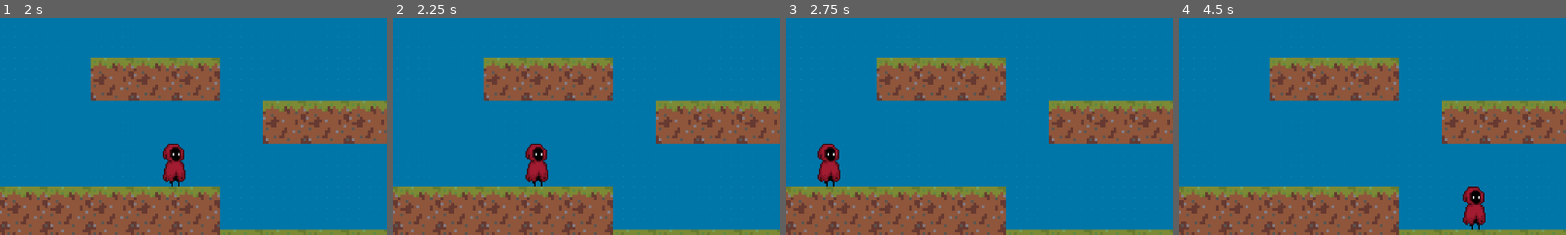
Above: before the commit, frames 1-4 (left to right).
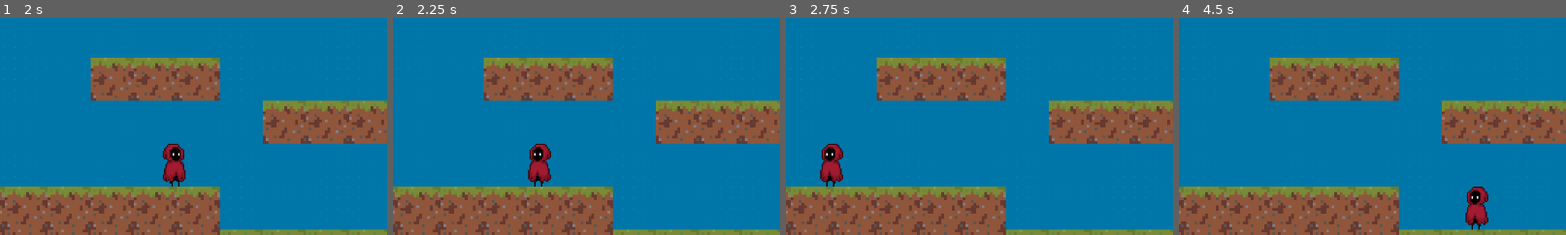
Above: after the commit, the same moments.

Repository: yeegz/Fallen-Asteri
Game: Godot game, scene res://scene.tscn
The game is run twice, just before and just after one commit, with the same random seed, the same clock (stepped at 60 frames per second) and the same inputs.
Inputs:
- Up to frame 1 (2 s): tap Enter (ui_accept) at 0.5, 0.77, 1.52 s; hold Right (ui_right) from 0.53 s (still down)
- Up to frame 2 (2.25 s): release Right (ui_right) at 2.03 s; hold Left (ui_left) from 2.03 s (still down)
- Up to frame 3 (2.75 s): keep holding Left (ui_left)
- Up to frame 4 (4.5 s): release Left (ui_left) at 2.78 s; hold Right (ui_right) 2.78-4.28 s; tap Enter (ui_accept) at 3.02, 3.77 s; hold Left (ui_left) from 4.28 s (still down)
The pictures show only the part of the screen within x 11-60%, y 50-100%; the shares and areas given below are measured in that part.

Frame 1 is identical in both runs. In frame 2, 0.6% of the frame differs, in the area x 34-41%, y 58-77%; in frame 3, 0.6%, in the area x 8-15%, y 58-77%; in frame 4, 0.6%.

Commit message:
Make sprite face direction of movement

Diff:
--- a/Scenes/character_body_2d.gd
+++ b/Scenes/character_body_2d.gd
@@ -22,6 +22,10 @@
 	#is pressed.
 	if direction:
 		velocity.x = SPEED * direction
+		if direction == 1:
+			$Sprite2D.flip_h = false
+		else:
+			$Sprite2D.flip_h = true
 	else:
 		#requires move_towards to enable stopping movement
 		velocity.x  = move_toward(1, 0, 1)
